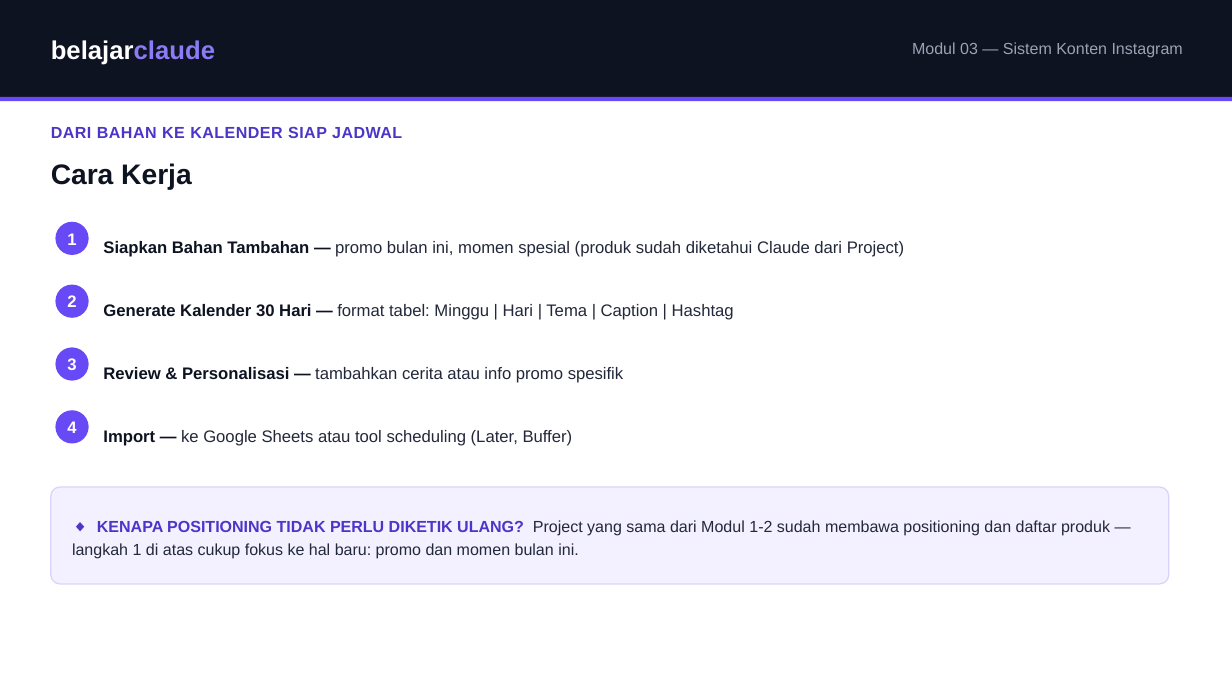
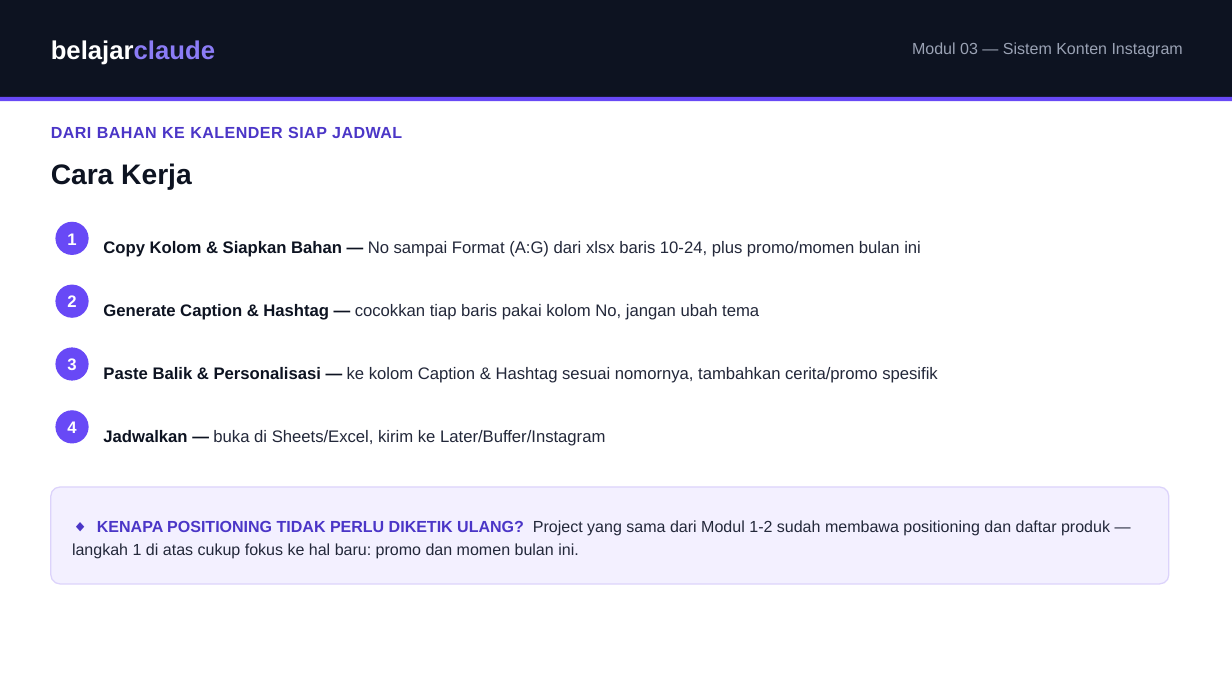
Before and after one commit to juliautomo/belajar-claude, a slide deck: slide 5 of Content-Marketing/M03-Konten-Instagram/K3-M03-Sistem-Konten-Instagram.pptx. Drawn at 1232x693 pixels with LibreOffice and Linux fonts; fonts in the diff are those of the drawing. Boxes give left, top, right and bottom in pixels: in the first picture for what was removed or moved away, otherwise in the second. Text is boxed around its words. In the diff, an @@ line names an element or a change of style, - is before the commit and + after.

```diff
--- a/Content-Marketing/M03-Konten-Instagram/K3-M03-Sistem-Konten-Instagram.pptx
+++ b/Content-Marketing/M03-Konten-Instagram/K3-M03-Sistem-Konten-Instagram.pptx
@@ text at <box>103,241,921,257</box>: text changed @@
-Siapkan Bahan Tambahan — promo bulan ini, momen spesial (produk sudah diketahui Claude dari Project)
+Copy Kolom & Siapkan Bahan — No sampai Format (A:G) dari xlsx baris 10-24, plus promo/momen bulan ini
@@ text at <box>103,304,759,320</box>: text changed @@
-Generate Kalender 30 Hari — format tabel: Minggu | Hari | Tema | Caption | Hashtag
+Generate Caption & Hashtag — cocokkan tiap baris pakai kolom No, jangan ubah tema
@@ text at <box>103,367,938,383</box>: text changed @@
-Review & Personalisasi — tambahkan cerita atau info promo spesifik
+Paste Balik & Personalisasi — ke kolom Caption & Hashtag sesuai nomornya, tambahkan cerita/promo spesifik
@@ text at <box>103,430,605,446</box>: text changed @@
-Import — ke Google Sheets atau tool scheduling (Later, Buffer)
+Jadwalkan — buka di Sheets/Excel, kirim ke Later/Buffer/Instagram
```
Also in this commit, not shown: 2 other slides changed, 2 other files.
